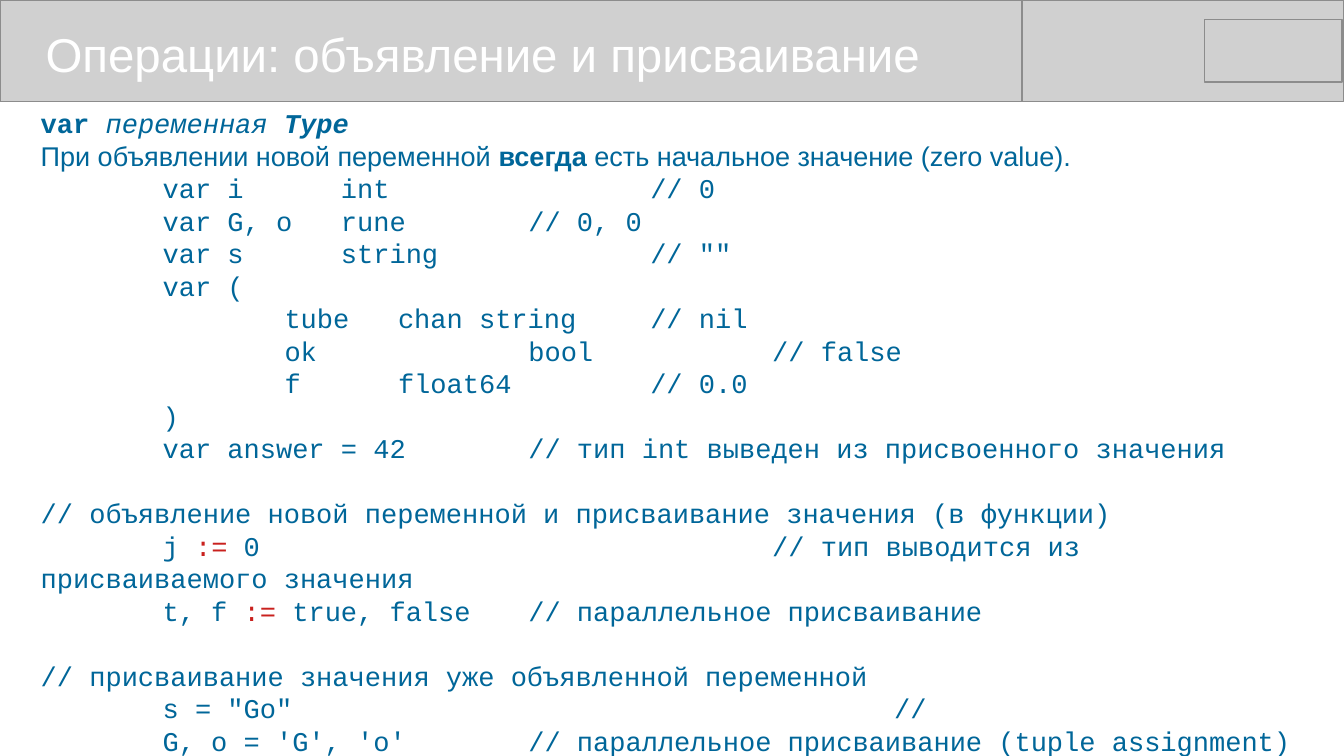
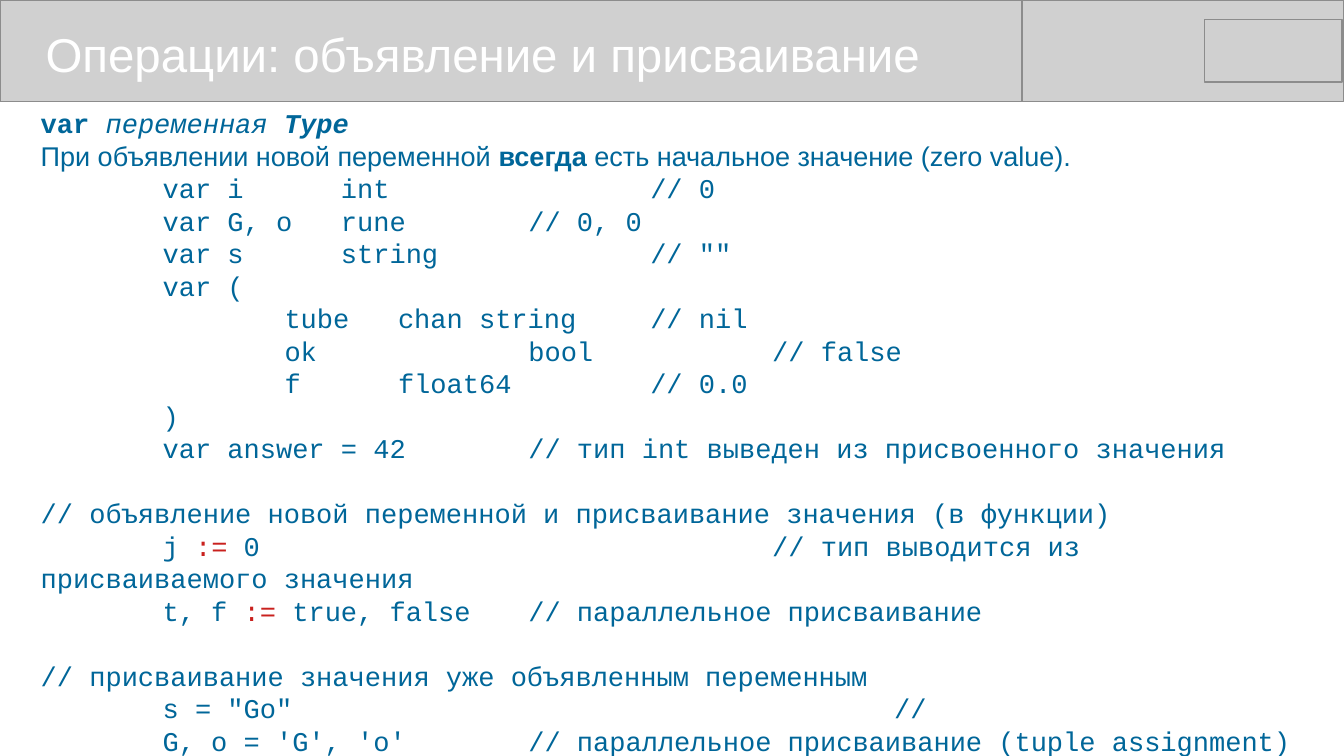
Before and after one commit to mike-shock/Go_language, a slide deck: slide 20 of Go_Review.odp. Drawn at 1344x756 pixels with LibreOffice and Linux fonts; fonts in the diff are those of the drawing; grey boxes stand for pictures. Boxes give left, top, right and bottom in pixels: in the first picture for what was removed or moved away, otherwise in the second. Text is boxed around its words. In the diff, an @@ line names an element or a change of style, - is before the commit and + after.

```diff
--- a/Go_Review.odp
+++ b/Go_Review.odp
@@ text at (89, 667, 867, 692): text changed @@
-// присваивание значения уже объявленной переменной
+// присваивание значения уже объявленным переменным
```
Also in this commit, not shown: 3 other slides changed, 1 other file.
